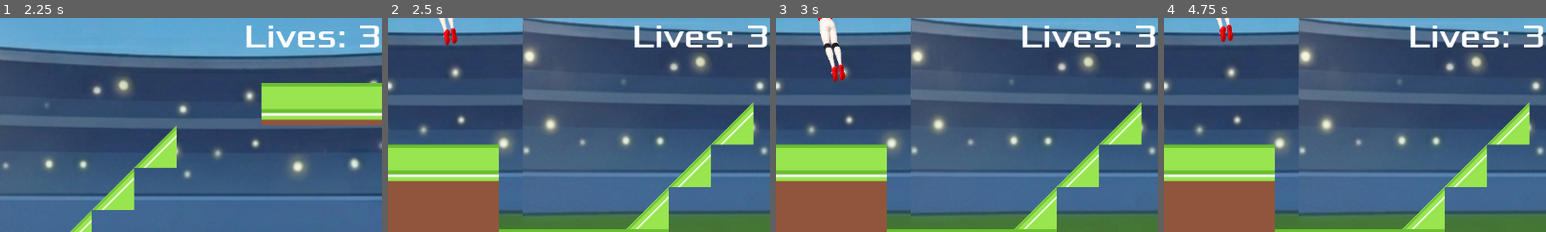
Above: before the commit, frames 1-4 (left to right).
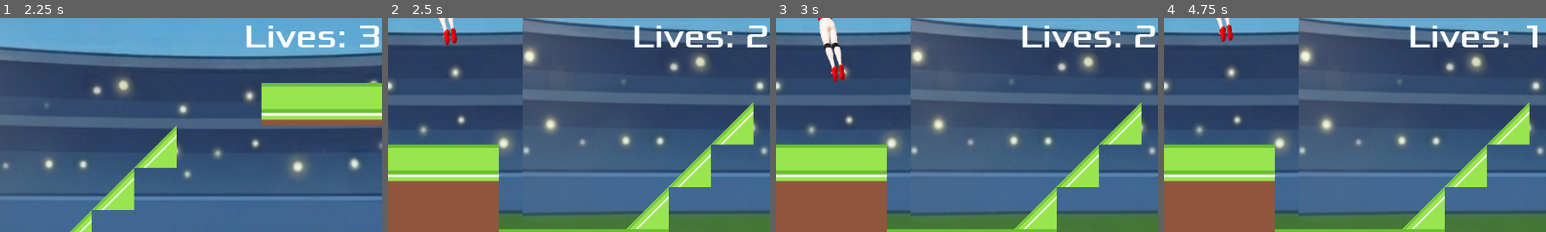
Above: after the commit, the same moments.

Repository: Hunter-Canole/Final-Project-Game-Dev
Game: Godot game, scene res://world.tscn
Two runs of this game, one before a commit and one after it. Both use one fixed random seed, a clock stepped at 60 frames per second and the inputs below.
Inputs:
- Up to frame 1 (2.25 s): click "Start" at 0.5 s; tap Enter (ui_accept) at 1.25, 1.52 s; hold Shift 1.28-2.03 s; hold Right (ui_right) from 1.28 s (still down); tap Shift at 2.1 s
- Up to frame 2 (2.5 s): keep holding Right (ui_right); tap Enter (ui_accept) at 2.27 s
- Up to frame 3 (3 s): tap Enter (ui_accept) at 2.75 s; release Right (ui_right) at 2.78 s; hold Left (ui_left) from 2.78 s (still down); hold Shift from 2.78 s (still down)
- Up to frame 4 (4.75 s): release Left (ui_left) at 3.53 s; release Shift at 3.53 s; hold Right (ui_right) from 3.53 s (still down); tap Shift at 3.6 s; tap Enter (ui_accept) at 3.77, 4.52 s; hold Shift from 4.28 s (still down)
The pictures show only the part of the screen within x 50-100%, y 1-51%; the shares and areas given below are measured in that part.

Frame 1 is identical in both runs. In frame 2, 0.1% of the frame differs, in the area x 94-100%, y 3-14%; in frame 3, 0.1%; in frame 4, 0.3%.

Commit message:
fixed lives

Diff:
--- a/final-project-game-dev/world.gd
+++ b/final-project-game-dev/world.gd
@@ -15,11 +15,11 @@
 
 func new_game():
 	$Player.show()
-	lives = 3
+	Global.lives = 3
 	$Player.set_physics_process(true)
 	can_be_hit = true
 	$HUD/Lives.visible = true
-	$HUD/Lives.text = "Lives: " + str(lives)
+	$HUD/Lives.text = "Lives: " + str(Global.lives)
 	$Player.position = $PlayerSpawn.position
 	get_tree().call_group("defense", "queue_free")
 	$Whistle.play()
@@ -34,10 +34,10 @@
 		return
 	can_be_hit = false
 	$Player.hide()
-	lives -= 1
+	Global.lives -= 1
 	$HUD/Lives.text = "Lives: " + str(Global.lives)
 	$Player.position = $PlayerSpawn.position
-	if lives <= 0:
+	if Global.lives <= 0:
 		game_over()
 	else:
 		await get_tree().create_timer(1.2).timeout
@@ -55,10 +55,10 @@
 	$Player.hide()
 	$Pads.play()
 	$Whistle.play()
-	lives -= 1
+	Global.lives -= 1
 	$HUD/Lives.text = "Lives: " + str(Global.lives)
 	$Player.position = $PlayerSpawn.position
-	if lives <= 0:
+	if Global.lives <= 0:
 		game_over()
 	else:
 		await get_tree().create_timer(1.2).timeout
